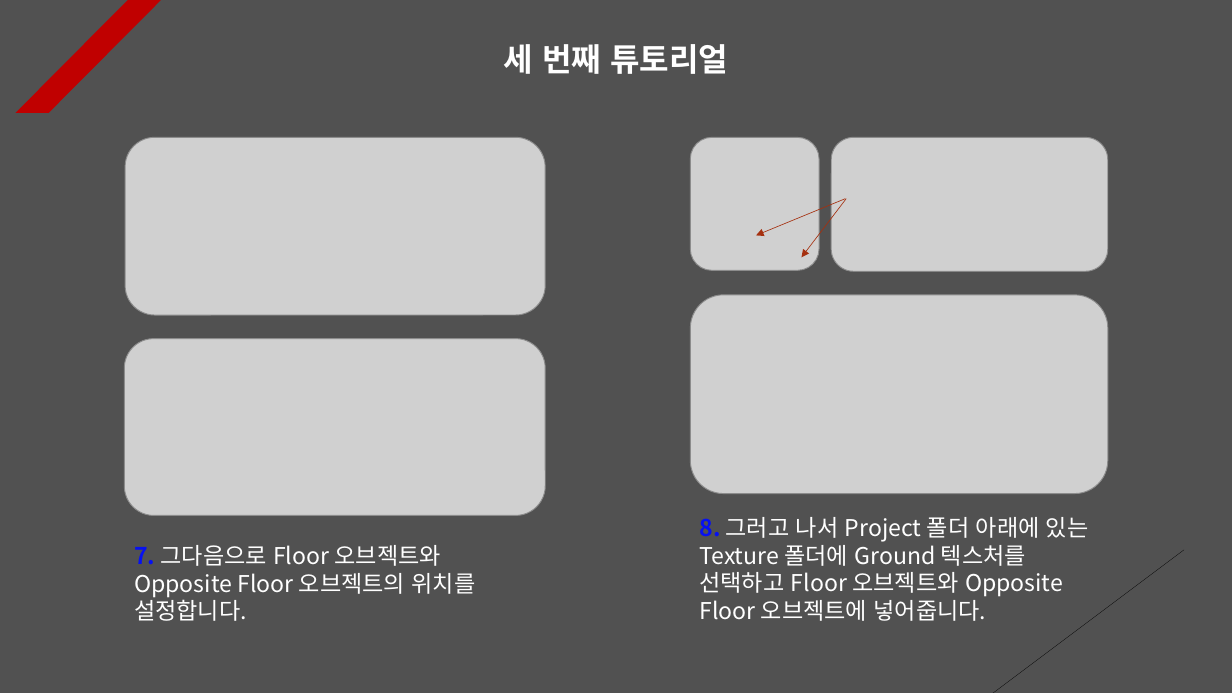
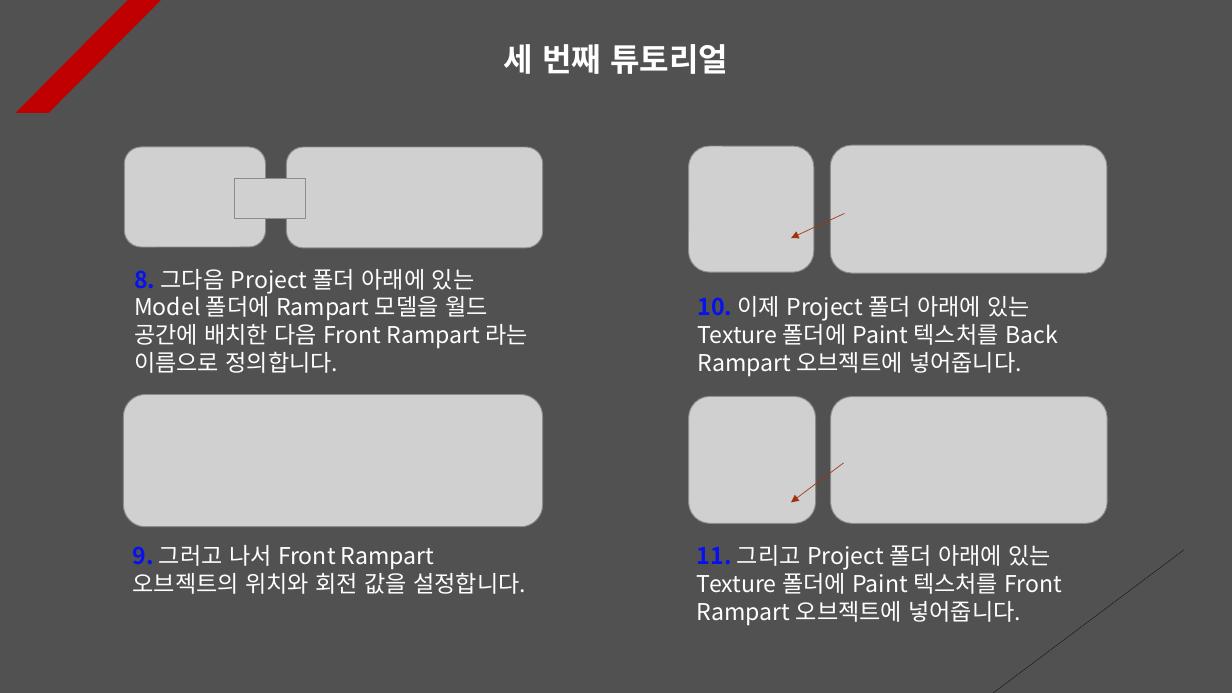
Before and after one commit to Unity2033/3D-UnityEngine, a slide deck: slide 3 of Assets/Class/NavMesh Agent/PPT Data/NavMesh Agent Example.pptx. Drawn at 1232x693 pixels with LibreOffice and Linux fonts; fonts in the diff are those of the drawing; grey boxes stand for pictures. Boxes give left, top, right and bottom in pixels: in the first picture for what was removed or moved away, otherwise in the second. Text is boxed around its words. In the diff, an @@ line names an element or a change of style, - is before the commit and + after.

```diff
--- a/Assets/Class/NavMesh Agent/PPT Data/NavMesh Agent Example.pptx
+++ b/Assets/Class/NavMesh Agent/PPT Data/NavMesh Agent Example.pptx
@@ picture removed at [125, 138, 545, 315] @@
@@ picture added at [125, 147, 266, 247] @@
@@ picture added at [287, 147, 543, 248] @@
@@ picture: place and size @@
-picture at [690, 138, 819, 271]
+picture at [689, 146, 814, 272]
@@ picture: place and size @@
-picture at [832, 138, 1108, 272]
+picture at [831, 145, 1107, 273]
@@ picture added at [235, 178, 306, 218] @@
@@ arrow removed from (846, 199) to (756, 236) @@
@@ arrow moved from (847, 199) - (801, 257) to (845, 213) - (791, 238) @@
@@ text added at [134, 269, 528, 373], 18 pt, text #FFFFFF @@
+8. 그다음 Project 폴더 아래에 있는 Model 폴더에 Rampart 모델을 월드 공간에 배치한 다음 Front Rampart 라는 이름으로 정의합니다.
@@ picture removed at [690, 295, 1108, 494] @@
@@ text at [698, 296, 1058, 377]: text changed @@
-8. 그러고 나서 Project 폴더 아래에 있는 Texture 폴더에 Ground 텍스처를 선택하고 Floor 오브젝트와 Opposite Floor 오브젝트에 넣어줍니다.
+10. 이제 Project 폴더 아래에 있는 Texture 폴더에 Paint 텍스처를 Back Rampart 오브젝트에 넣어줍니다.
@@ picture: place and size @@
-picture at [125, 338, 546, 515]
+picture at [124, 395, 543, 527]
@@ picture added at [689, 396, 815, 523] @@
@@ picture added at [831, 396, 1107, 523] @@
@@ arrow added from (844, 463) to (791, 503), #A5300F 0.5 pt dashed @@
@@ text at [133, 545, 526, 594]: text changed @@
-7. 그다음으로 Floor 오브젝트와 Opposite Floor 오브젝트의 위치를 설정합니다.
+9. 그러고 나서 Front Rampart 오브젝트의 위치와 회전 값을 설정합니다.
@@ text added at [697, 545, 1063, 625], 18 pt, text #FFFFFF @@
+11. 그리고 Project 폴더 아래에 있는 Texture 폴더에 Paint 텍스처를 Front Rampart 오브젝트에 넣어줍니다.
```
Also in this commit, not shown: 8 other slides changed, 22 other files.
